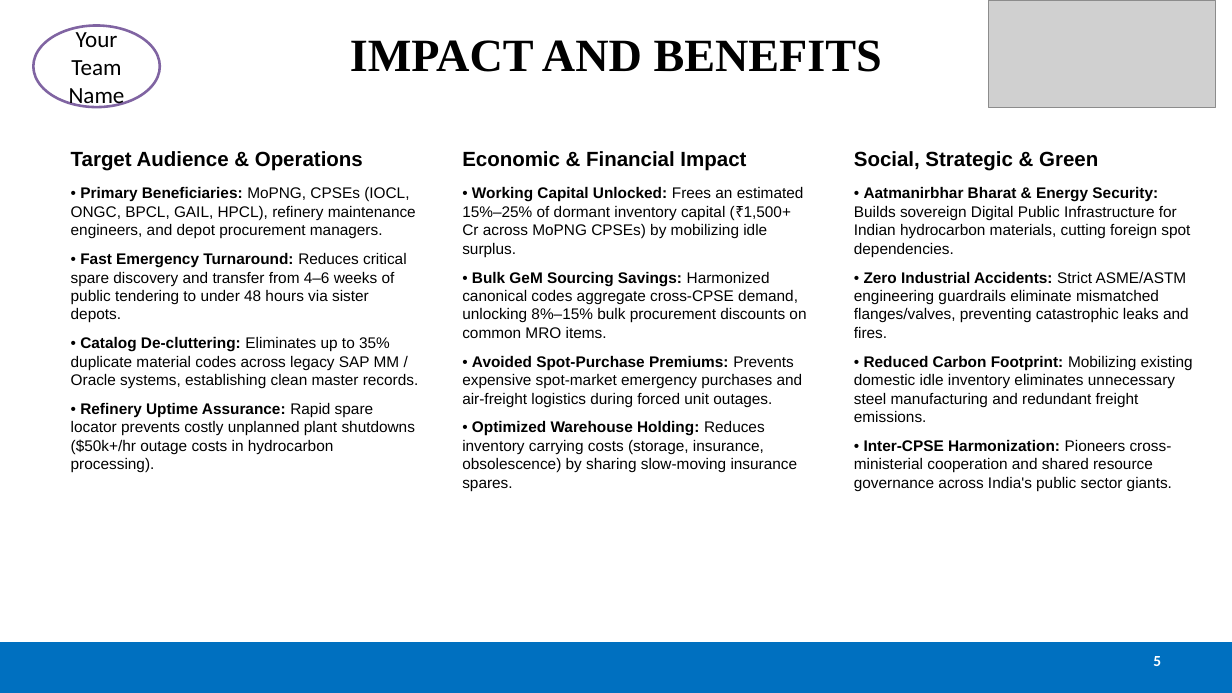
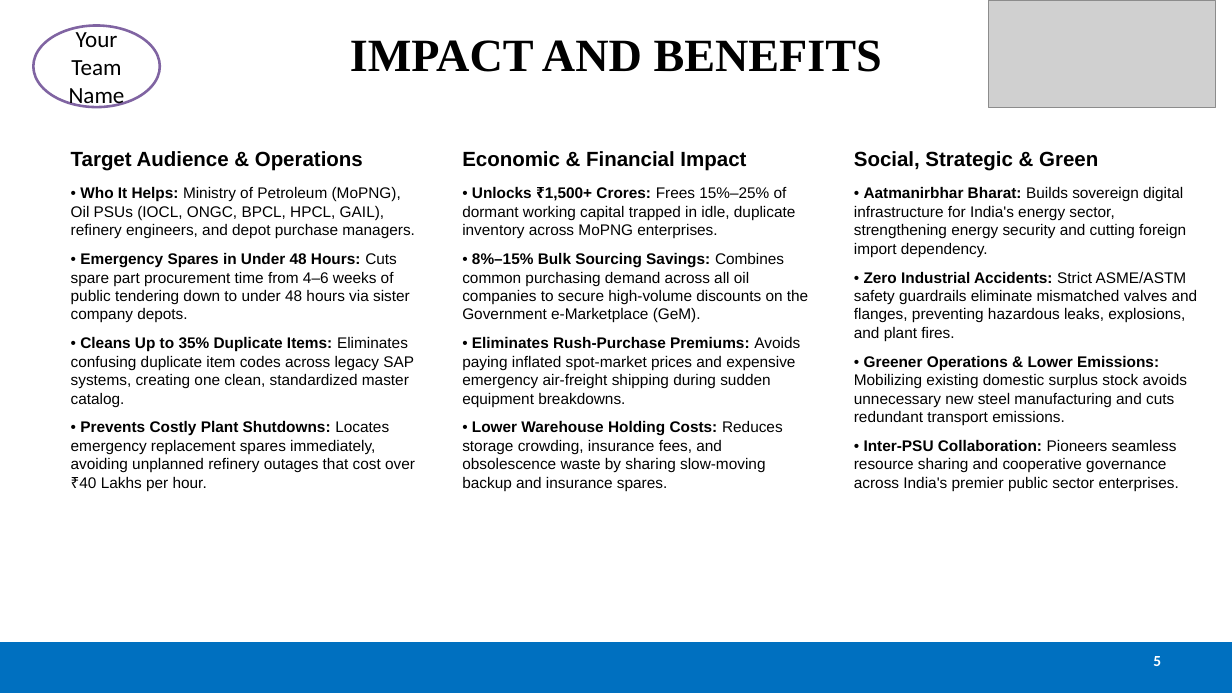
Before and after one commit to Gesicht436/Samanvay-AI, a slide deck: slide 5 of SIH_Presentation.pptx. Drawn at 1232x693 pixels with LibreOffice and Linux fonts; fonts in the diff are those of the drawing; grey boxes stand for pictures. Boxes give left, top, right and bottom in pixels: in the first picture for what was removed or moved away, otherwise in the second. Text is boxed around its words. In the diff, an @@ line names an element or a change of style, - is before the commit and + after.

```diff
--- a/SIH_Presentation.pptx
+++ b/SIH_Presentation.pptx
@@ text at (71, 187, 415, 491): text changed @@
-• Primary Beneficiaries: MoPNG, CPSEs (IOCL, ONGC, BPCL, GAIL, HPCL), refinery maintenance engineers, and depot procurement managers.
-• Fast Emergency Turnaround: Reduces critical spare discovery and transfer from 4–6 weeks of public tendering to under 48 hours via sister depots.
-• Catalog De-cluttering: Eliminates up to 35% duplicate material codes across legacy SAP MM / Oracle systems, establishing clean master records.
-• Refinery Uptime Assurance: Rapid spare locator prevents costly unplanned plant shutdowns ($50k+/hr outage costs in hydrocarbon processing).
+• Who It Helps: Ministry of Petroleum (MoPNG), Oil PSUs (IOCL, ONGC, BPCL, HPCL, GAIL), refinery engineers, and depot purchase managers.
+• Emergency Spares in Under 48 Hours: Cuts spare part procurement time from 4–6 weeks of public tendering down to under 48 hours via sister company depots.
+• Cleans Up to 35% Duplicate Items: Eliminates confusing duplicate item codes across legacy SAP systems, creating one clean, standardized master catalog.
+• Prevents Costly Plant Shutdowns: Locates emergency replacement spares immediately, avoiding unplanned refinery outages that cost over ₹40 Lakhs per hour.
@@ text at (462, 187, 808, 491): text changed @@
-• Working Capital Unlocked: Frees an estimated 15%–25% of dormant inventory capital (₹1,500+ Cr across MoPNG CPSEs) by mobilizing idle surplus.
-• Bulk GeM Sourcing Savings: Harmonized canonical codes aggregate cross-CPSE demand, unlocking 8%–15% bulk procurement discounts on common MRO items.
-• Avoided Spot-Purchase Premiums: Prevents expensive spot-market emergency purchases and air-freight logistics during forced unit outages.
-• Optimized Warehouse Holding: Reduces inventory carrying costs (storage, insurance, obsolescence) by sharing slow-moving insurance spares.
+• Unlocks ₹1,500+ Crores: Frees 15%–25% of dormant working capital trapped in idle, duplicate inventory across MoPNG enterprises.
+• 8%–15% Bulk Sourcing Savings: Combines common purchasing demand across all oil companies to secure high-volume discounts on the Government e-Marketplace (GeM).
+• Eliminates Rush-Purchase Premiums: Avoids paying inflated spot-market prices and expensive emergency air-freight shipping during sudden equipment breakdowns.
+• Lower Warehouse Holding Costs: Reduces storage crowding, insurance fees, and obsolescence waste by sharing slow-moving backup and insurance spares.
@@ text at (854, 187, 1198, 491): text changed @@
-• Aatmanirbhar Bharat & Energy Security: Builds sovereign Digital Public Infrastructure for Indian hydrocarbon materials, cutting foreign spot dependencies.
-• Zero Industrial Accidents: Strict ASME/ASTM engineering guardrails eliminate mismatched flanges/valves, preventing catastrophic leaks and fires.
-• Reduced Carbon Footprint: Mobilizing existing domestic idle inventory eliminates unnecessary steel manufacturing and redundant freight emissions.
-• Inter-CPSE Harmonization: Pioneers cross-ministerial cooperation and shared resource governance across India's public sector giants.
+• Aatmanirbhar Bharat: Builds sovereign digital infrastructure for India's energy sector, strengthening energy security and cutting foreign import dependency.
+• Zero Industrial Accidents: Strict ASME/ASTM safety guardrails eliminate mismatched valves and flanges, preventing hazardous leaks, explosions, and plant fires.
+• Greener Operations & Lower Emissions: Mobilizing existing domestic surplus stock avoids unnecessary new steel manufacturing and cuts redundant transport emissions.
+• Inter-PSU Collaboration: Pioneers seamless resource sharing and cooperative governance across India's premier public sector enterprises.
```
Also in this commit, not shown: 5 other slides changed, 1 other file.
